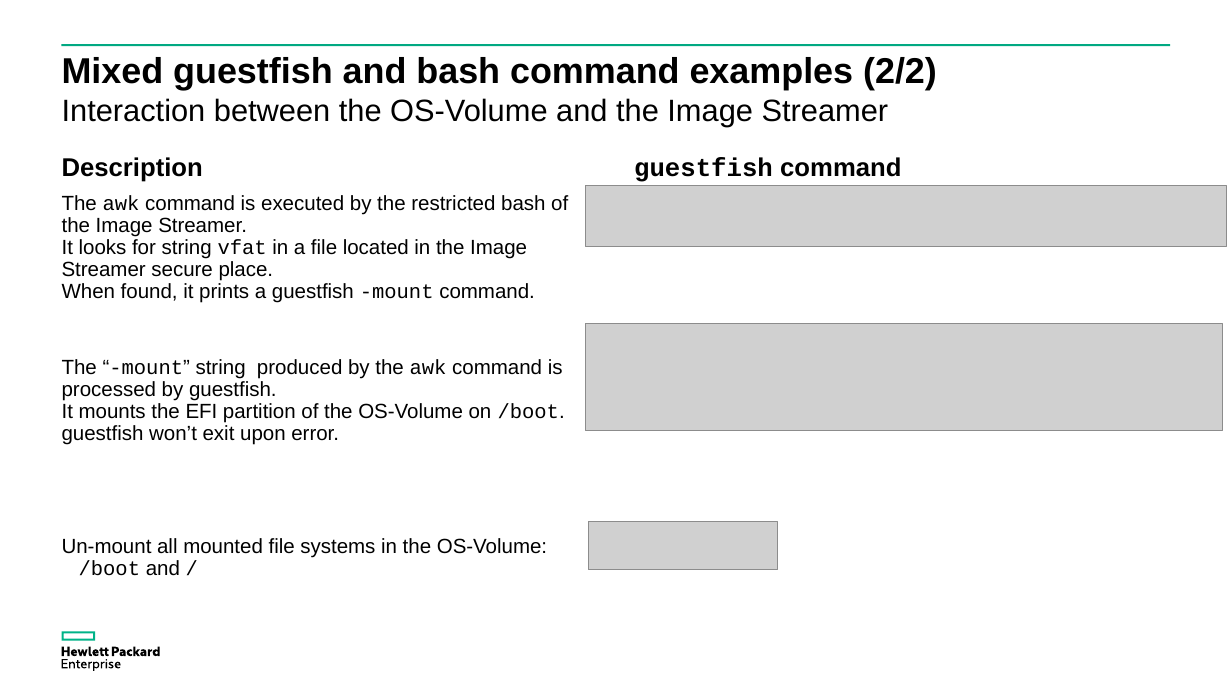
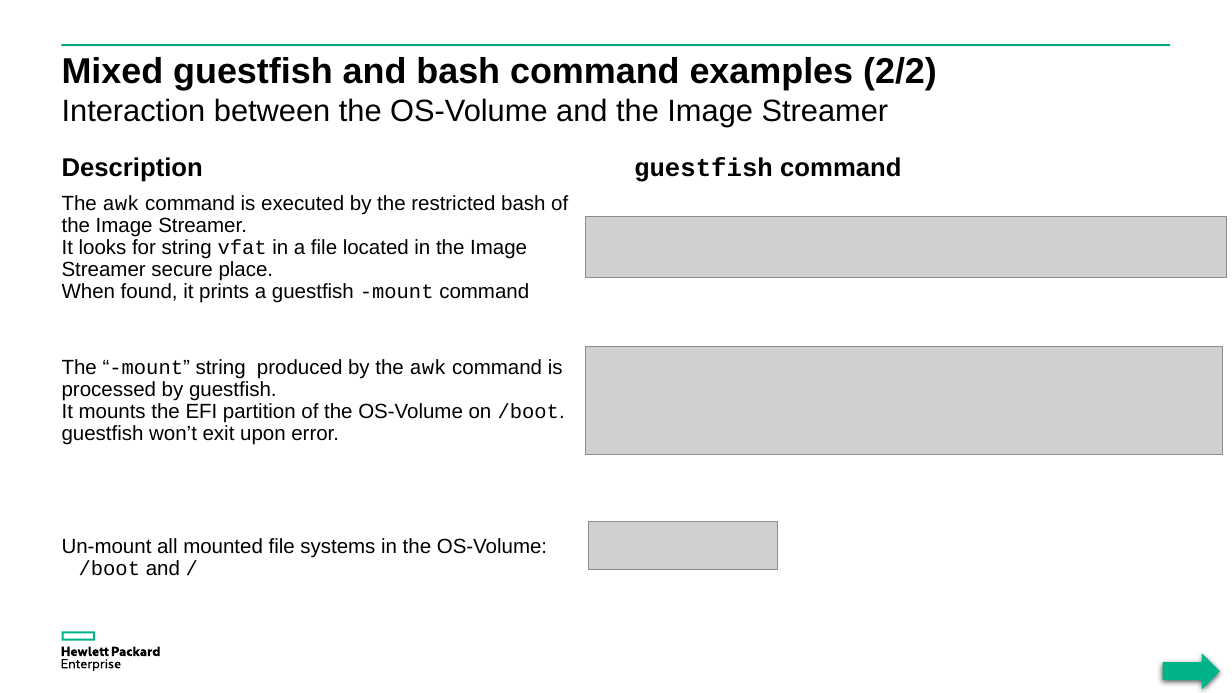
Before and after one commit to donzef/image-streamer-linux, a slide deck: slide 16 of docs/Guestfish-and-ImageStreamer.ppsx. Drawn at 1232x693 pixels with LibreOffice and Linux fonts; fonts in the diff are those of the drawing; grey boxes stand for pictures. Boxes give left, top, right and bottom in pixels: in the first picture for what was removed or moved away, otherwise in the second. Text is boxed around its words. In the diff, an @@ line names an element or a change of style, - is before the commit and + after.

```diff
--- a/docs/Guestfish-and-ImageStreamer.ppsx
+++ b/docs/Guestfish-and-ImageStreamer.ppsx
@@ text at [62, 195, 568, 303]: text changed @@
-The awk command is executed by the restricted bash of the Image Streamer.
-It looks for string vfat in a file located in the Image Streamer secure place.
-When found, it prints a guestfish -mount command.
+The awk command is executed by the restricted bash of the Image Streamer.
+It looks for string vfat in a file located in the Image Streamer secure place.
+When found, it prints a guestfish -mount command
@@ picture: place and size @@
-picture at [585, 186, 1226, 246]
+picture at [585, 217, 1226, 277]
@@ picture: place and size @@
-picture at [585, 323, 1223, 431]
+picture at [585, 347, 1223, 454]
@@ right arrow added at [1163, 653, 1220, 689], fill #00B388 @@
```
Also in this commit, not shown: 22 other slides changed.
